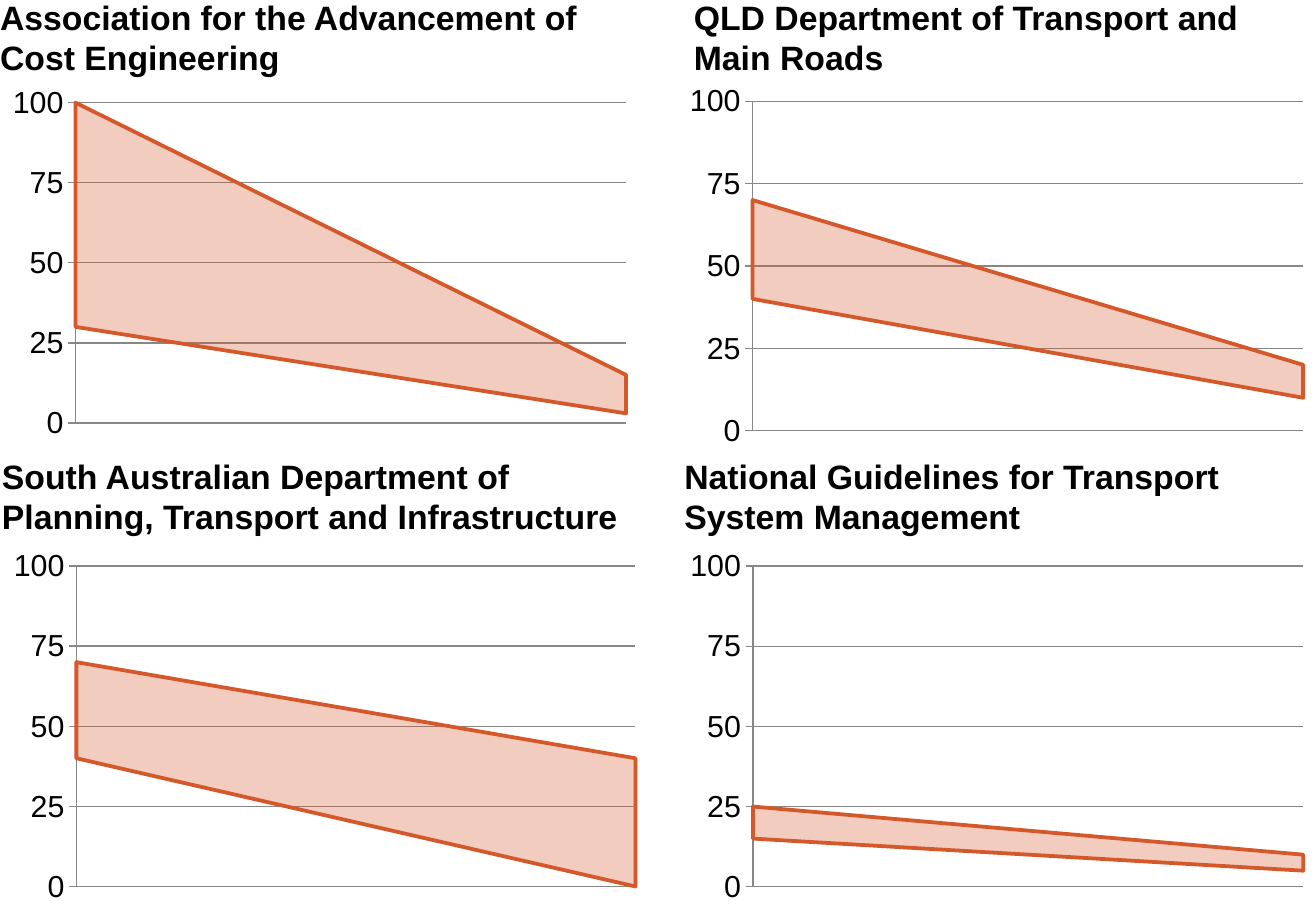
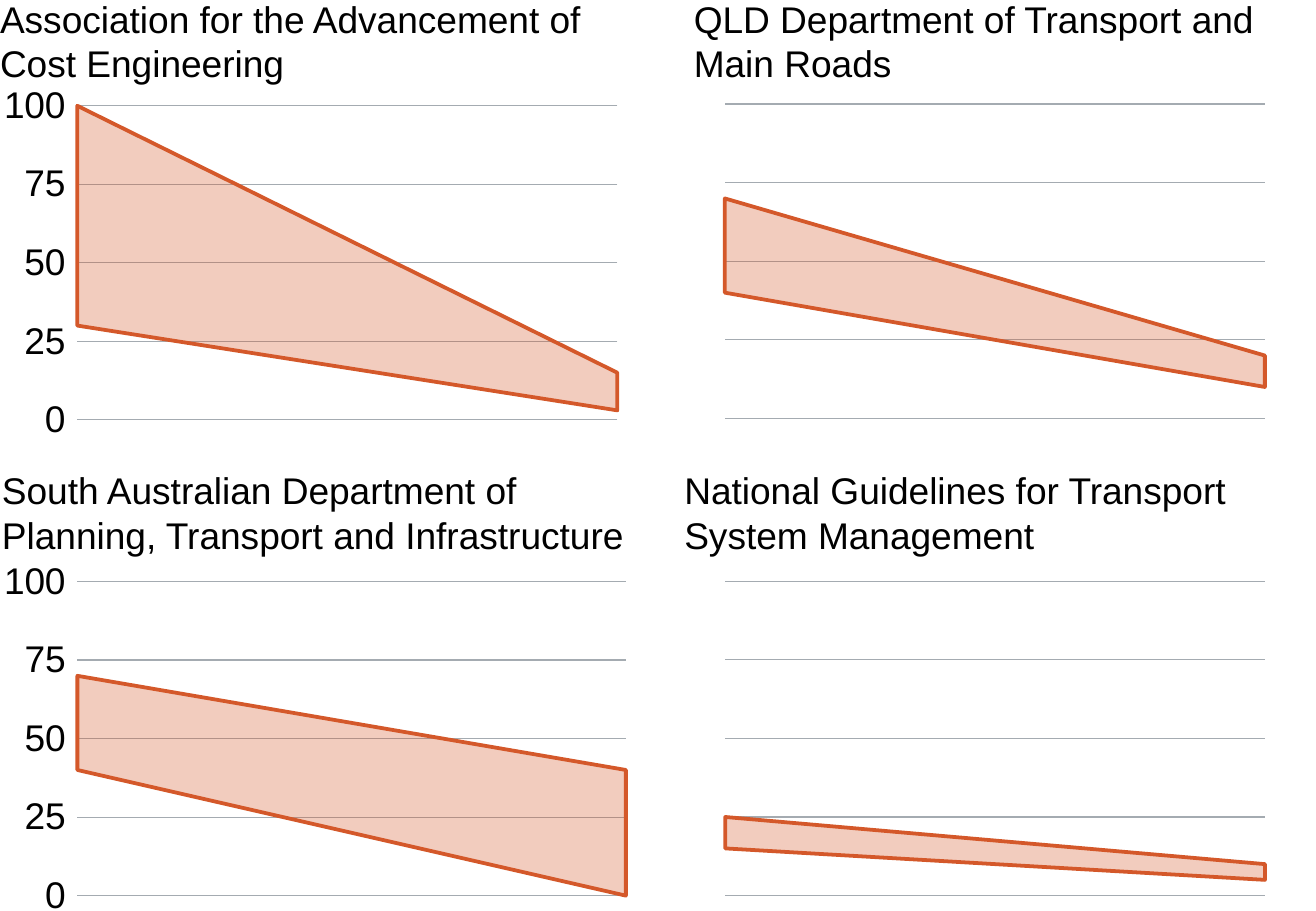
Before and after one commit to grattaninstitute/Cost-overruns-report, a slide deck: slide 6 of atlas/AppendixCharts.pptx. Drawn at 1316x911 pixels with LibreOffice and Linux fonts; fonts in the diff are those of the drawing. Boxes give left, top, right and bottom in pixels: in the first picture for what was removed or moved away, otherwise in the second. Text is boxed around its words. In the diff, an @@ line names an element or a change of style, - is before the commit and + after.

```diff
--- a/atlas/AppendixCharts.pptx
+++ b/atlas/AppendixCharts.pptx
@@ area stacked chart at box(0, 78, 631, 447) @@
@@ value axis changed @@
@@ area stacked chart: place and size @@
-area stacked chart at box(0, 78, 639, 447)
+area stacked chart at box(0, 78, 631, 447)
@@ area stacked chart at box(639, 77, 1278, 446) @@
@@ value axis changed @@
@@ area stacked chart: place and size @@
-area stacked chart at box(677, 77, 1316, 456)
+area stacked chart at box(639, 77, 1278, 446)
@@ text "South Australian Department of Planning, ...": place and size @@
-text "South Australian Department of Planning, ..." at box(2, 464, 618, 536)
+text "South Australian Department of Planning, ..." at box(2, 477, 623, 556)
@@ size 20 to 22 pt, bold off in 4 elements at box(694, 6, 1254, 78), box(0, 6, 581, 84), box(2, 477, 623, 556), box(684, 477, 1226, 556) @@
@@ text "National Guidelines for Transport System ...": place and size @@
-text "National Guidelines for Transport System ..." at box(684, 464, 1219, 536)
+text "National Guidelines for Transport System ..." at box(684, 477, 1226, 556)
@@ area stacked chart at box(0, 554, 639, 911) @@
@@ value axis changed @@
@@ area stacked chart: place and size @@
-area stacked chart at box(1, 542, 649, 911)
+area stacked chart at box(0, 554, 639, 911)
@@ area stacked chart at box(639, 554, 1278, 911) @@
@@ value axis changed @@
@@ area stacked chart: place and size @@
-area stacked chart at box(678, 542, 1316, 911)
+area stacked chart at box(639, 554, 1278, 911)
```
Also in this commit, not shown: 8 other slides changed, 8 other files.
